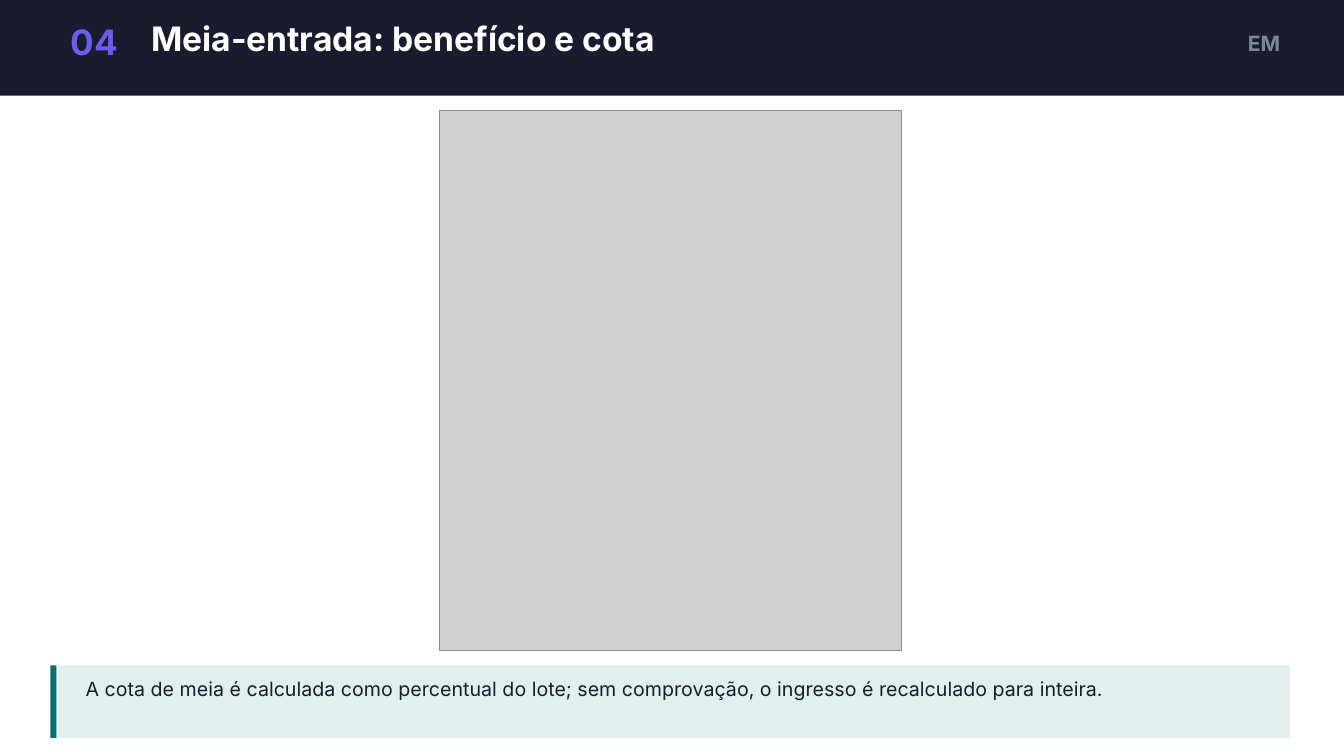
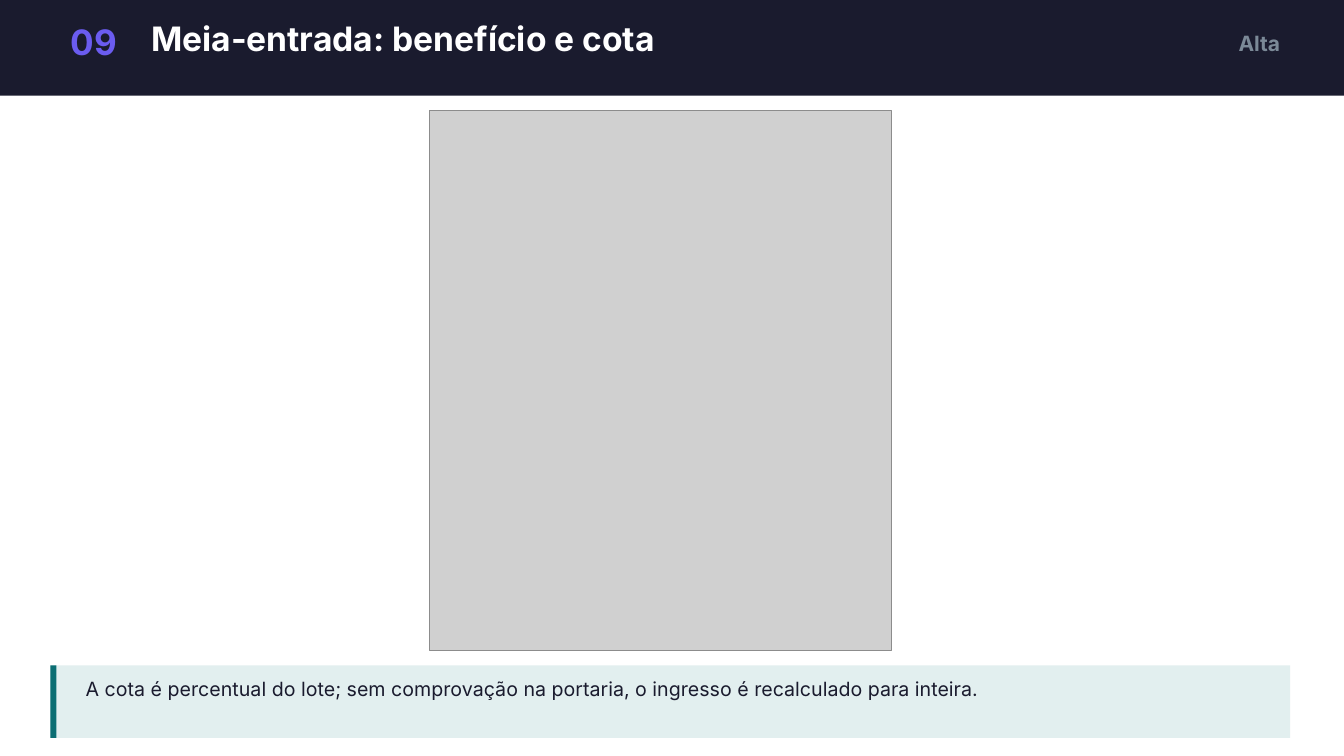
Before and after one commit to dudumalheiros/BilhetePass, a slide deck: slide 13 of docs/slides/BilhetePass-apresentacao.pptx (slide 11 before the commit). Drawn at 1344x756 pixels with LibreOffice and Linux fonts; fonts in the diff are those of the drawing; grey boxes stand for pictures. Boxes give left, top, right and bottom in pixels: in the first picture for what was removed or moved away, otherwise in the second. Text is boxed around its words. In the diff, an @@ line names an element or a change of style, - is before the commit and + after.

Commit message:
Atualiza o deck para as 15 funcionalidades da nova decomposição

```diff
--- a/docs/slides/BilhetePass-apresentacao.pptx
+++ b/docs/slides/BilhetePass-apresentacao.pptx
@@ text at (x1=71, y1=29, x2=117, y2=56): text changed @@
-04
+09
@@ text at (x1=1239, y1=36, x2=1281, y2=51): text changed @@
-EM
+Alta
@@ picture moved from (x1=440, y1=111, x2=901, y2=650) to (x1=430, y1=111, x2=891, y2=650) @@
@@ text at (x1=86, y1=681, x2=978, y2=701): text changed @@
-A cota de meia é calculada como percentual do lote; sem comprovação, o ingresso é recalculado para inteira.
+A cota é percentual do lote; sem comprovação na portaria, o ingresso é recalculado para inteira.
```
Also in this commit, not shown: 5 other slides changed, 9 slides added, 9 slides removed.
